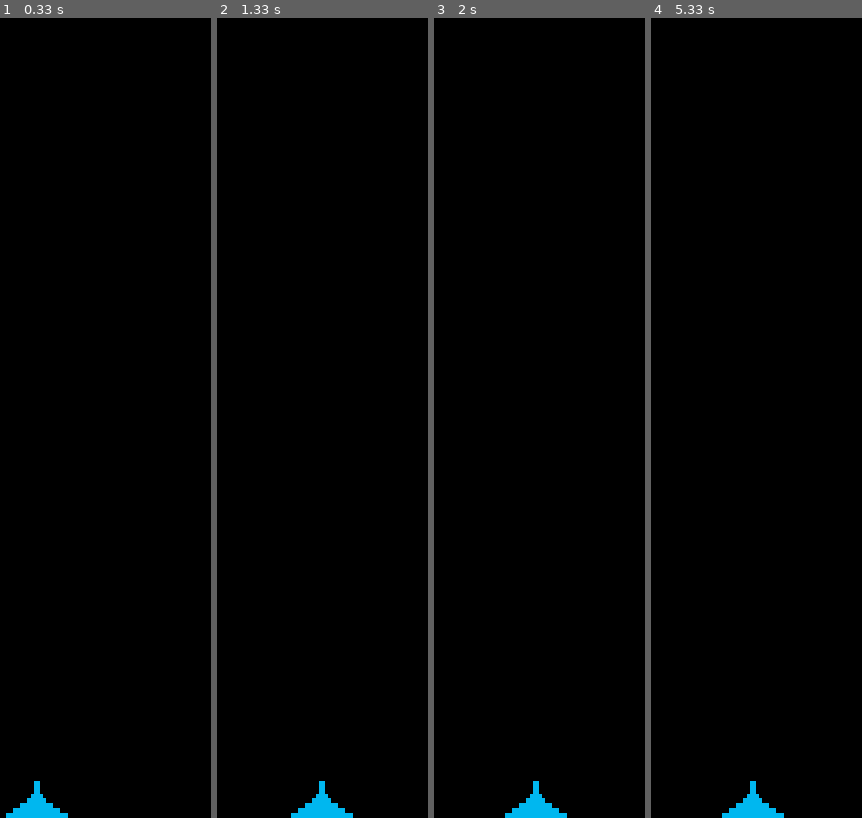
Above: before the commit, frames 1-4 (left to right).
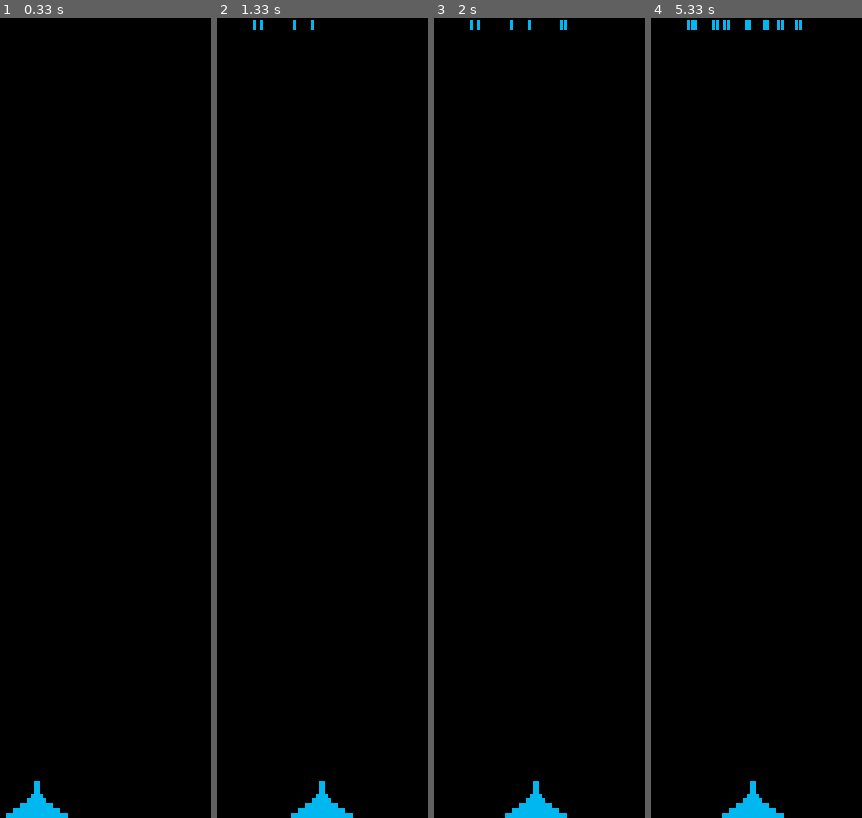
Above: after the commit, the same moments.

Repository: Baizak04/workone
Game: pygame game, started from game/space_game.py
Same seed, same stepped clock (60 frames per second), same inputs: the game is played once before the commit and once after it.
Inputs:
- Up to frame 1 (0.33 s): no input
- Up to frame 2 (1.33 s): tap Space at 0.33, 0.73, 1.03, 1.23 s; hold D 0.67-1.13 s; hold D from 1.17 s (still down)
- Up to frame 3 (2 s): tap Space at 1.53, 1.73 s; release D at 1.63 s; hold A from 1.67 s (still down)
- Up to frame 4 (5.33 s): tap Space at 2.03, 2.3, 2.6, 2.73, 3.03, 3.4, 3.7, 3.9, 4.2, 4.4, 4.7, 4.9, 5.2 s; release A at 2.2 s; hold A 2.23-2.63 s; hold D 2.67-3.3 s; hold A 3.33-3.8 s; hold D 3.83-4.3 s; hold D 4.33-4.8 s; hold A from 4.83 s (still down)

Frame 1 is identical in both runs. In frame 2, less than 0.1% of the frame differs, in the area x 17-46%, y 0-2%; in frame 3, 0.1%; in frame 4, 0.3%, in the area x 17-72%, y 0-2%.

Commit message:
the cannon fires the bullet

Diff:
--- /dev/null
+++ b/game/bullet.py
@@ -0,0 +1,27 @@
+from typing import Any
+import pygame
+
+
+class Bullet(pygame.sprite.Sprite):
+
+    def __init__(self, screen, gun):
+        """Создаем пулю в позиции пушки"""
+        super(Bullet, self).__init__()
+        self.screen = screen
+        self.rect = pygame.Rect(0, 0, 3, 10)
+        self.color = 0, 183, 239
+        self.speed = 1.5
+        self.rect.centerx = gun.rect.centerx
+        self.rect.top = gun.rect.top
+        self.y = float(self.rect.y)
+
+
+    def update(self):
+        """Перемешение пули вверх"""
+        self.y = self.speed
+        self.rect.y = self.y
+
+
+    def draw_bullet(self):
+        """Рисуем пулю на экране"""
+        pygame.draw.rect(self.screen, self.color, self.rect)
--- a/game/controls.py
+++ b/game/controls.py
@@ -1,6 +1,7 @@
 import pygame, sys
+from bullet import Bullet
 
-def events(gun):
+def events(screen, gun, bullets):
     """Обработка событий"""
     for event in pygame.event.get():
             if event.type == pygame.QUIT:
@@ -11,6 +12,9 @@
                     gun.mright = True
                 elif event.key == pygame.K_a:
                     gun.mleft = True
+                elif event.key == pygame.K_SPACE:
+                    new_bullet = Bullet(screen, gun)
+                    bullets.add(new_bullet)
             elif event.type == pygame.KEYUP:
                 # Вправо
                 if event.key == pygame.K_d:
@@ -19,8 +23,18 @@
                     gun.mleft = False
 
 
-def update(bg_color, screen, gun):
+def update(bg_color, screen, gun, bullets):
     """обновление экрана"""
     screen.fill(bg_color)
+    for bullet in bullets.sprites():
+        bullet.draw_bullet()
     gun.output()
     pygame.display.flip()
+
+
+def update_bullets(bullets):
+    """Обновлять позиции пуль"""
+    bullets.update()
+    for bullet in bullets.copy():
+        if bullet.rect.bottom <= 0:
+            bullets.remove(bullet)
--- a/game/space_game.py
+++ b/game/space_game.py
@@ -1,6 +1,6 @@
 import pygame, controls
 from gun import Gun
-
+from pygame.sprite import Group
 
 def run():
 
@@ -9,11 +9,14 @@
     pygame.display.set_caption("Космические защитники")
     bg_color = (0, 0, 0)
     gun = Gun(screen)
+    bullets = Group()
+
 
     while True:
-        controls.events(gun)
+        controls.events(screen, gun, bullets)
         gun.update_gun()
-        controls.update(bg_color, screen, gun)
+        controls.update(bg_color, screen, gun, bullets)
+        controls.update_bullets(bullets)
 
 
 run()
